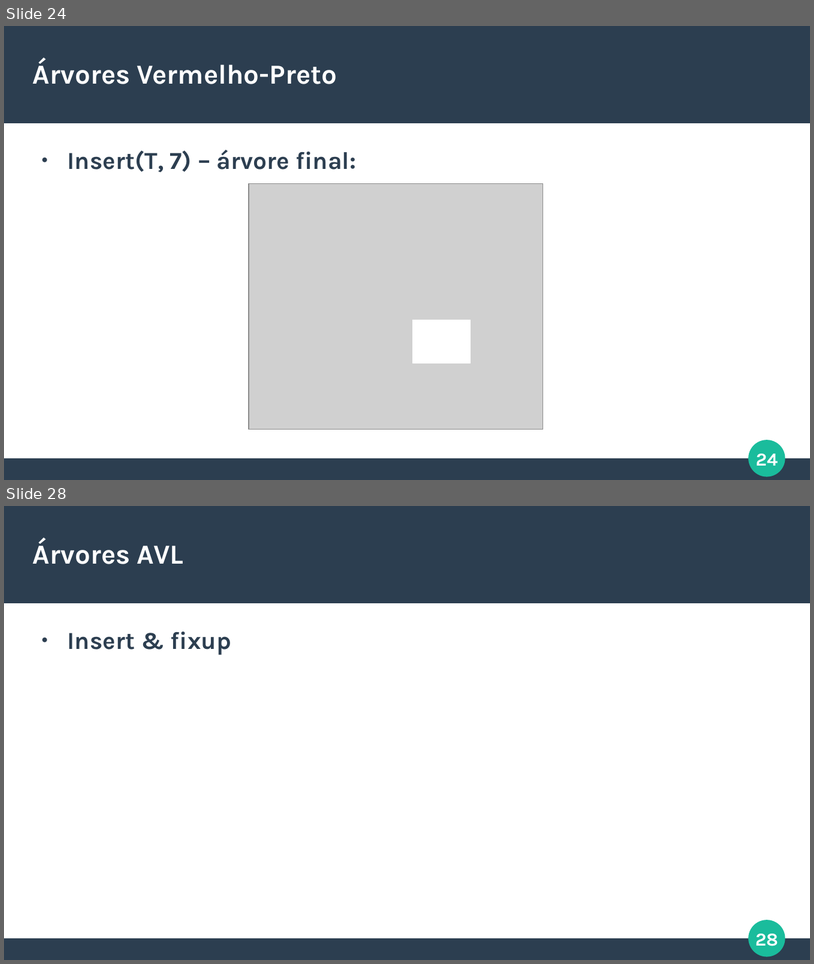
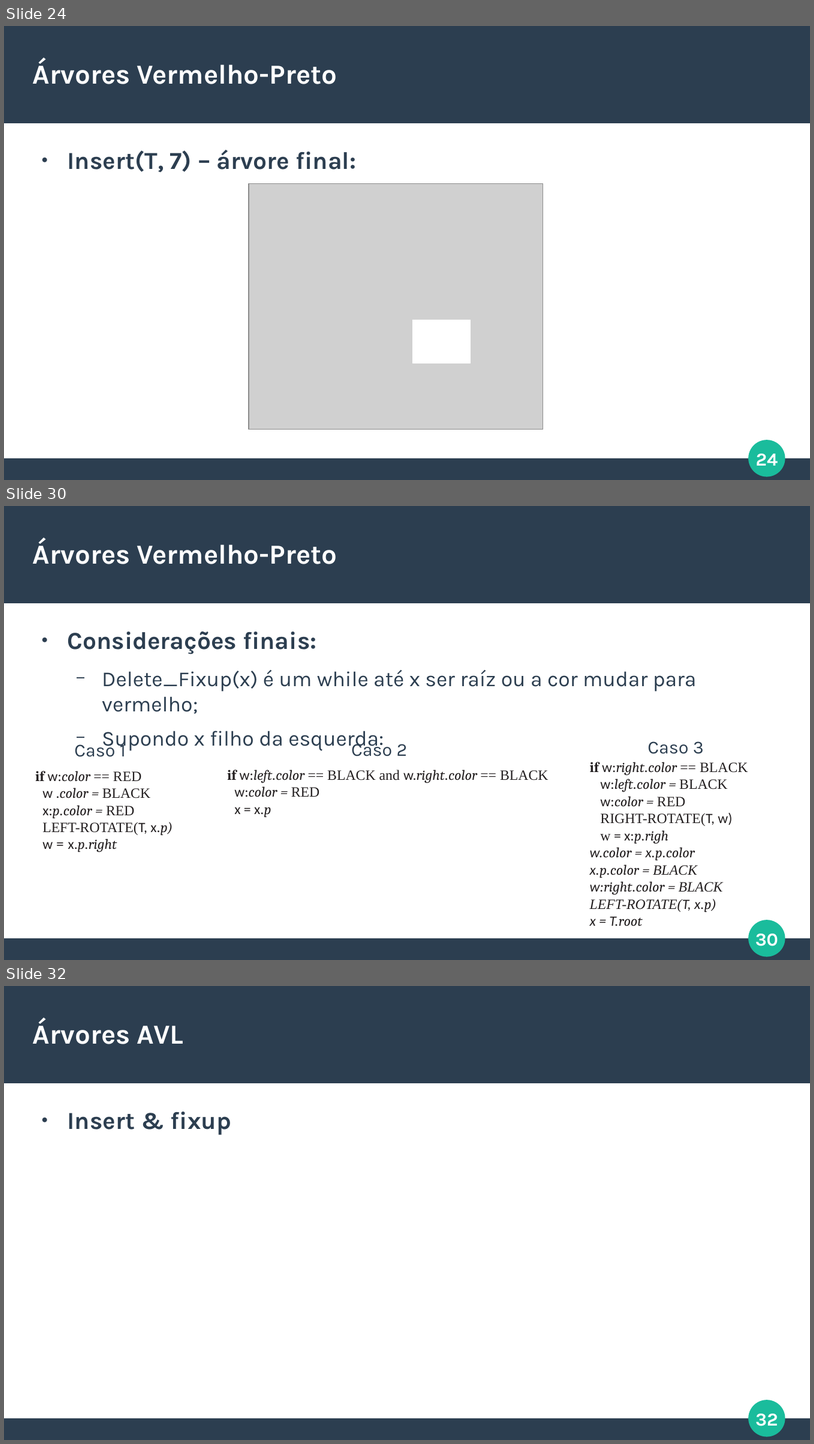
Before and after one commit to italoportinho/trabalho-eda2023-2, a slide deck: slides/apresentacao.odp. Shown one above the other, each under a label of ours: slides 24 and 28 before the commit, slides 24, 30 and 32 after it; the slides between them are not shown. The pictures are 814x964 and 814x1444 pixels, drawn with LibreOffice and Linux fonts; fonts in the diff are those of the drawing; grey boxes stand for pictures. Boxes give left, top, right and bottom in pixels: in the first picture for what was removed or moved away, otherwise in the second. Text is boxed around its words. In the diff, an @@ line names an element or a change of style, - is before the commit and + after.

Commit message:
Apresentação red-black finalizada. Inicio de AVL.

```diff
--- a/slides/apresentacao.odp
+++ b/slides/apresentacao.odp
@@ slide 30 added at [4,506,810,960], background #FFFFFF; not listed: 4 template elements that a slide beside it also shows @@
@@ title added at [33,539,337,564], 27 pt, text #FFFFFF, bold @@
+Árvores Vermelho-Preto
@@ text added at [68,631,697,751], 21 pt, text #2C3E50 @@
+● Considerações finais:
+  − Delete_Fixup(x) é um while até x ser raíz ou a cor mudar para vermelho;
+  − Supondo x filho da esquerda:
@@ text added at [351,739,408,756], 18 pt, text #2C3E50 @@
+Caso 2
@@ text added at [74,740,126,757], 18 pt, text #2C3E50 @@
+Caso 1
@@ text added at [648,741,704,754], 18 pt, text #2C3E50 @@
+Caso 3
@@ text added at [35,771,173,852], 14 pt, text #231F20 @@
+if w:color == RED
+w .color = BLACK
+x:p.color = RED
+LEFT-ROTATE(T, x.p)
+w = x.p.right
@@ text added at [227,769,548,817], 14 pt, text #231F20 @@
+if w:left.color == BLACK and w.right.color == BLACK
+w:color = RED
+x = x.p
@@ text added at [590,762,748,925], 14 pt, text #231F20, italic @@
+if w:right.color == BLACK
+w:left.color = BLACK
+w:color = RED
+RIGHT-ROTATE(T, w)
+w = x:p.righ
+w.color = x.p.color
+x.p.color = BLACK
+w:right.color = BLACK
+LEFT-ROTATE(T, x.p)
+x = T.root
@@ rectangle added at [209,843,267,872], fill #FFFFFF, outline #FFFFFF 0.85 pt @@
@@ rectangle added at [684,846,741,875], fill #FFFFFF, outline #FFFFFF 0.85 pt @@
@@ rectangle added at [347,863,405,892], fill #FFFFFF, outline #FFFFFF 0.85 pt @@
@@ what was slide 28 is now slide 32 @@
@@ page number at [756,1413,778,1426]: text changed @@
-28
+32
```
Also in this commit, not shown: 5 slides changed, 3 other slides added.
